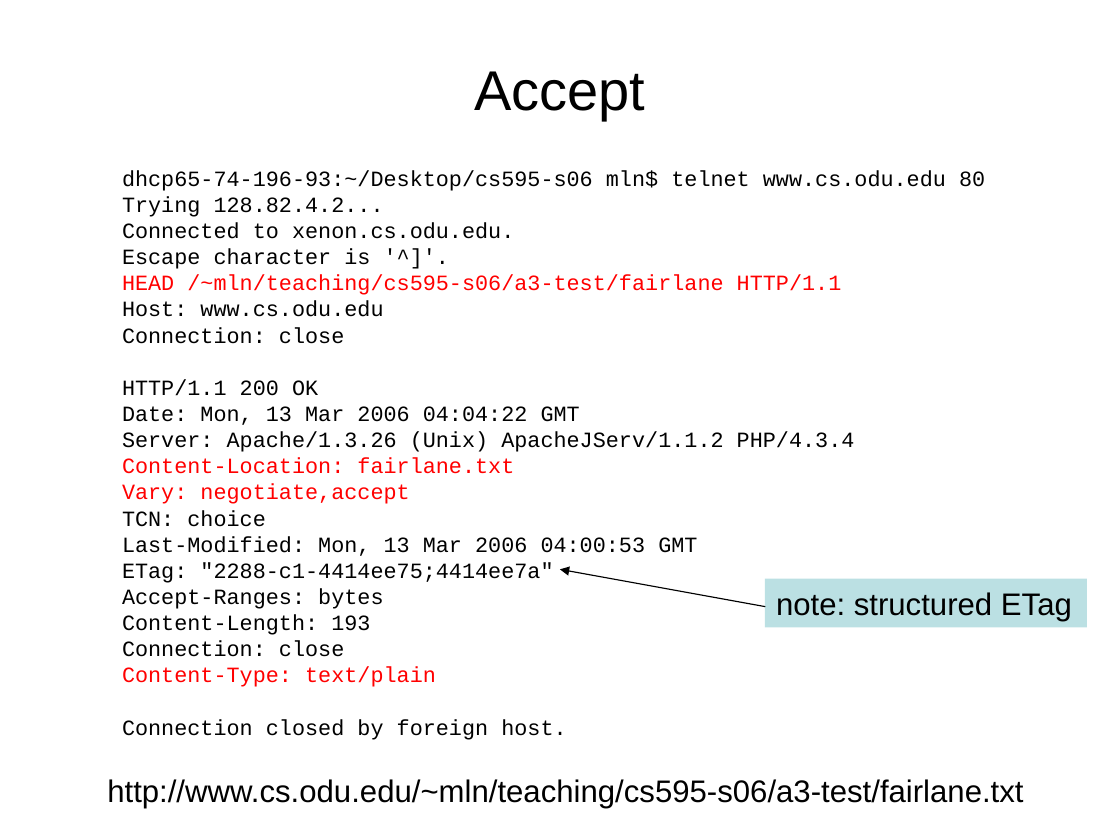
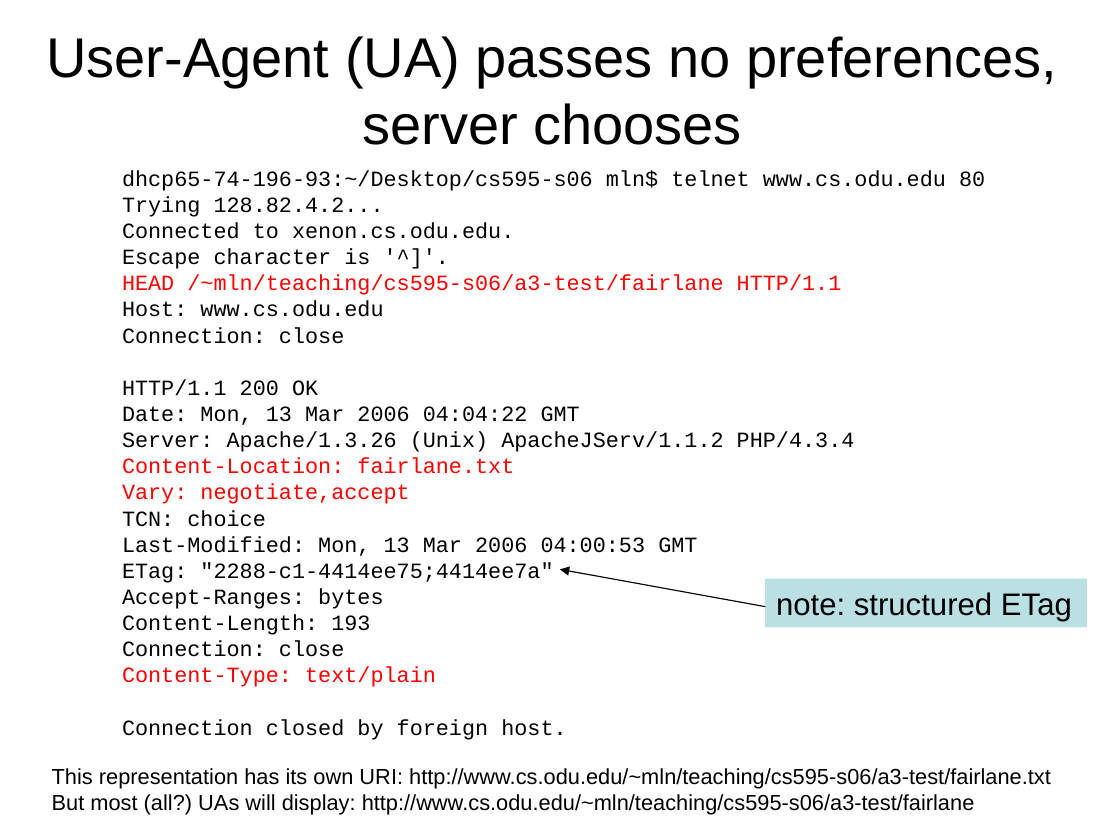
Before and after one commit to phonedude/cs531-f18, a slide deck: slide 13 of slides/week-09-content-negotiation.ppt. Drawn at 1120x840 pixels with LibreOffice and Linux fonts; fonts in the diff are those of the drawing. Boxes give left, top, right and bottom in pixels: in the first picture for what was removed or moved away, otherwise in the second. Text is boxed around its words. In the diff, an @@ line names an element or a change of style, - is before the commit and + after.

```diff
--- a/slides/week-09-content-negotiation.ppt
+++ b/slides/week-09-content-negotiation.ppt
@@ title added at [46,36,1057,145], 36 pt, text #000000 @@
+User-Agent (UA) passes no preferences,
+server chooses
@@ title removed at [474,71,645,120] @@
-Accept
@@ text at [52,768,1051,815]: text changed; size 20 to 14 pt @@
-http://www.cs.odu.edu/~mln/teaching/cs595-s06/a3-test/fairlane.txt
+This representation has its own URI: http://www.cs.odu.edu/~mln/teaching/cs595-s06/a3-test/fairlane.txt
+But most (all?) UAs will display: http://www.cs.odu.edu/~mln/teaching/cs595-s06/a3-test/fairlane
```
Also in this commit, not shown: 17 other slides changed, 1 slide added.
